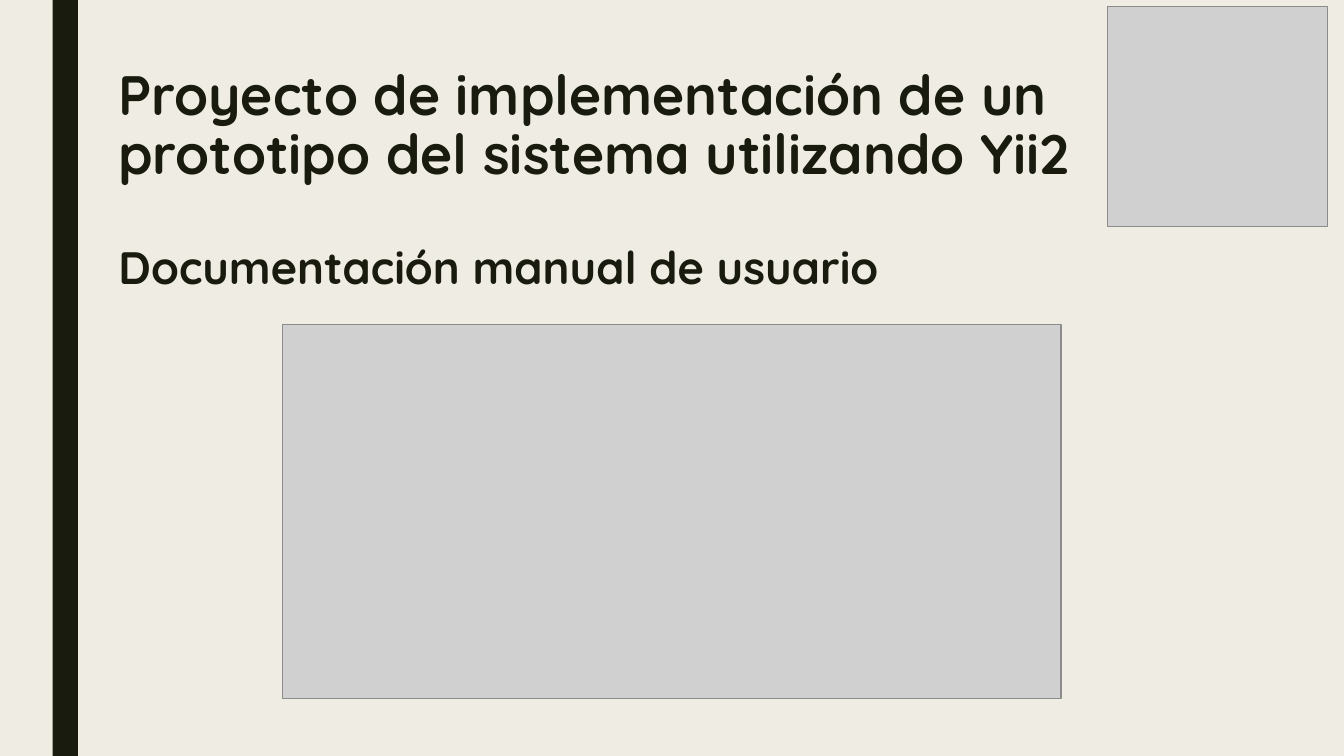
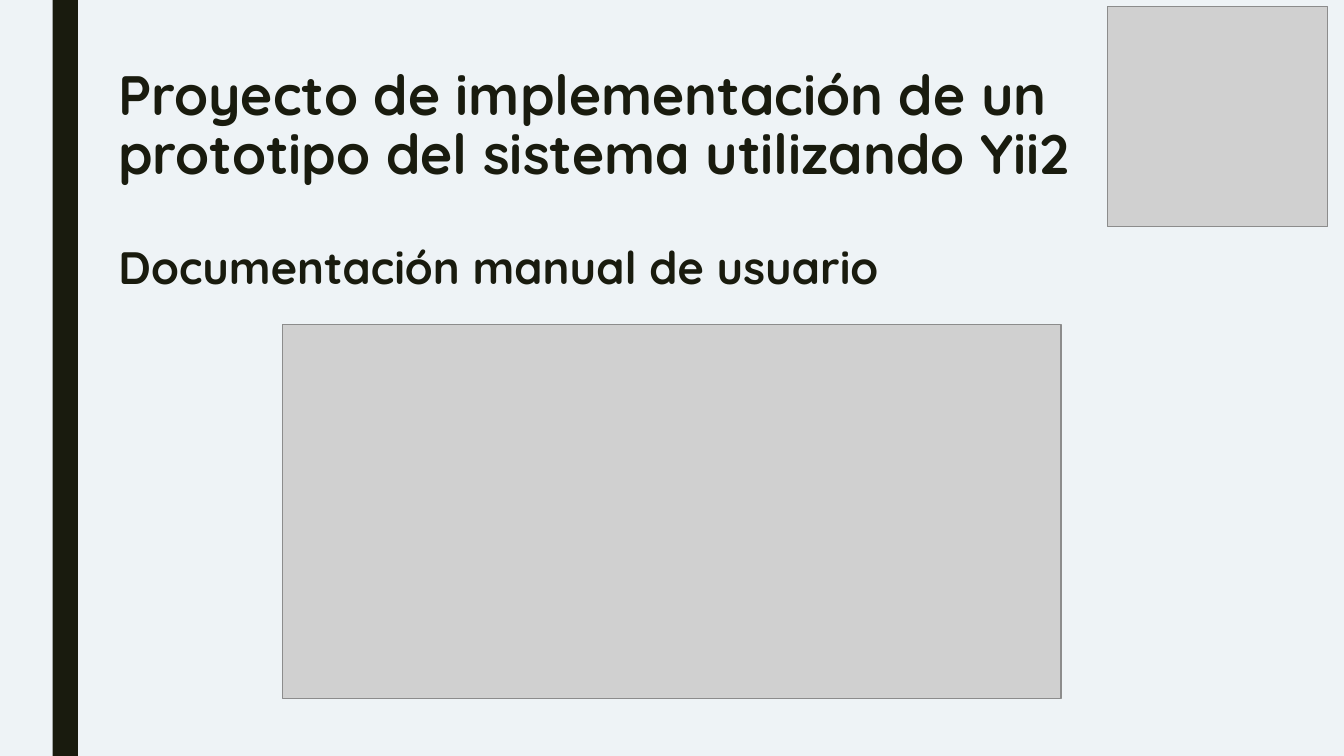
Before and after one commit to IGarrido1996/TG3_T4, a slide deck: slide 14 of TG3_plantilla primera parteppt.pptx (slide 16 before the commit). Drawn at 1344x756 pixels with LibreOffice and Linux fonts; fonts in the diff are those of the drawing; grey boxes stand for pictures. Boxes give left, top, right and bottom in pixels: in the first picture for what was removed or moved away, otherwise in the second. Text is boxed around its words. In the diff, an @@ line names an element or a change of style, - is before the commit and + after.

```diff
--- a/TG3_plantilla primera parteppt.pptx
+++ b/TG3_plantilla primera parteppt.pptx
@@ background #EFEDE3 to #EEF3F6 @@
```
Also in this commit, not shown: 4 other slides changed, 3 other files.
